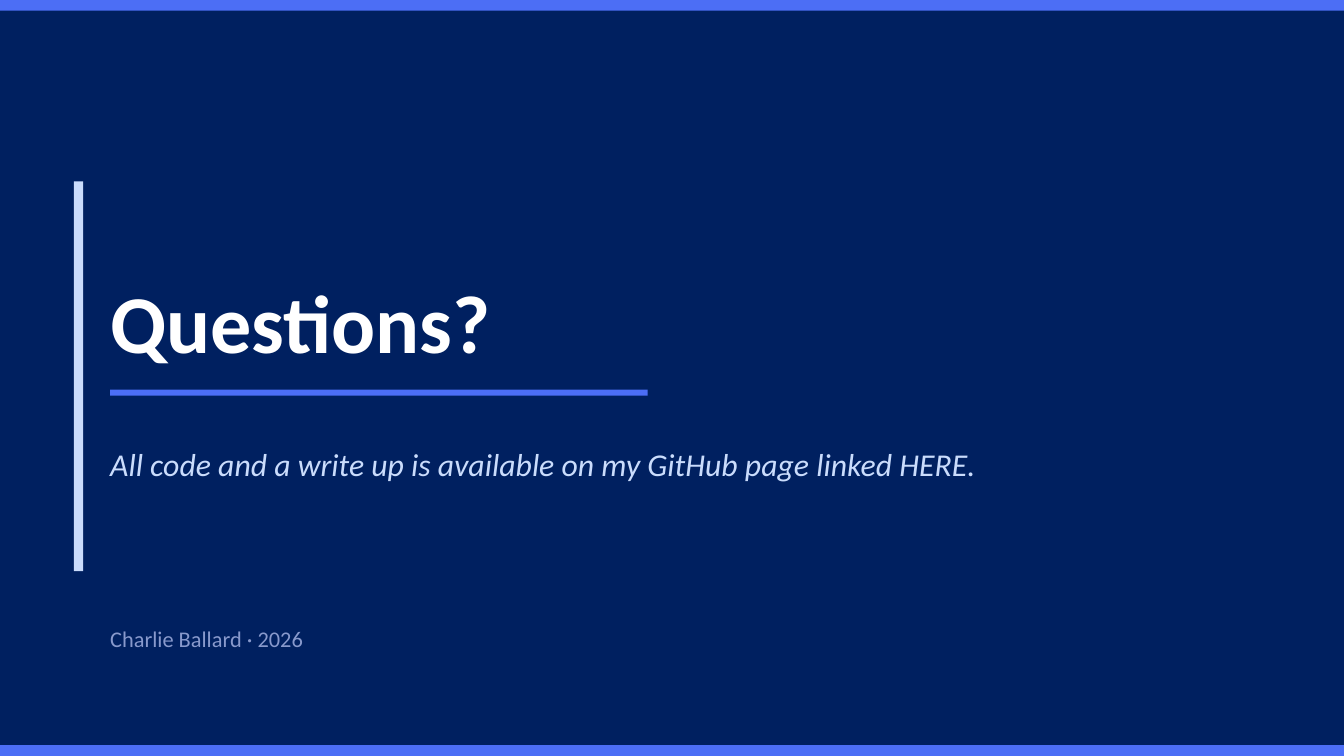
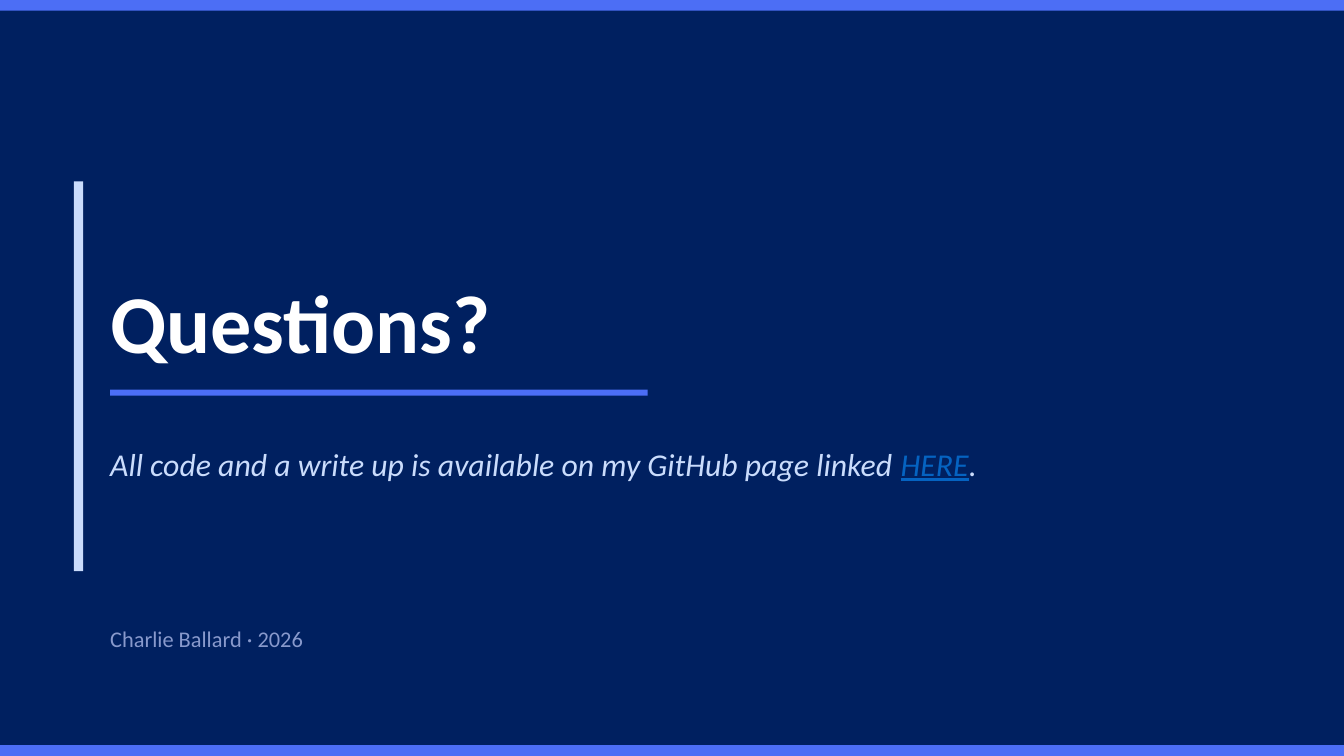
Before and after one commit to cballard18/campaign-stats-modeling-intro, a slide deck: slide 22 of Predictive_Modeling_Lunch_Learn.pptx. Drawn at 1344x756 pixels with LibreOffice and Linux fonts; fonts in the diff are those of the drawing. Boxes give left, top, right and bottom in pixels: in the first picture for what was removed or moved away, otherwise in the second. Text is boxed around its words. In the diff, an @@ line names an element or a change of style, - is before the commit and + after.

```diff
--- a/Predictive_Modeling_Lunch_Learn.pptx
+++ b/Predictive_Modeling_Lunch_Learn.pptx
@@ text "All code and a write ..." at bbox=[110, 454, 977, 482]: text colour #CADCFC to #0563C1, underline on in "HERE." @@
```
Also in this commit, not shown: 1 other slide changed, 1 other file.
